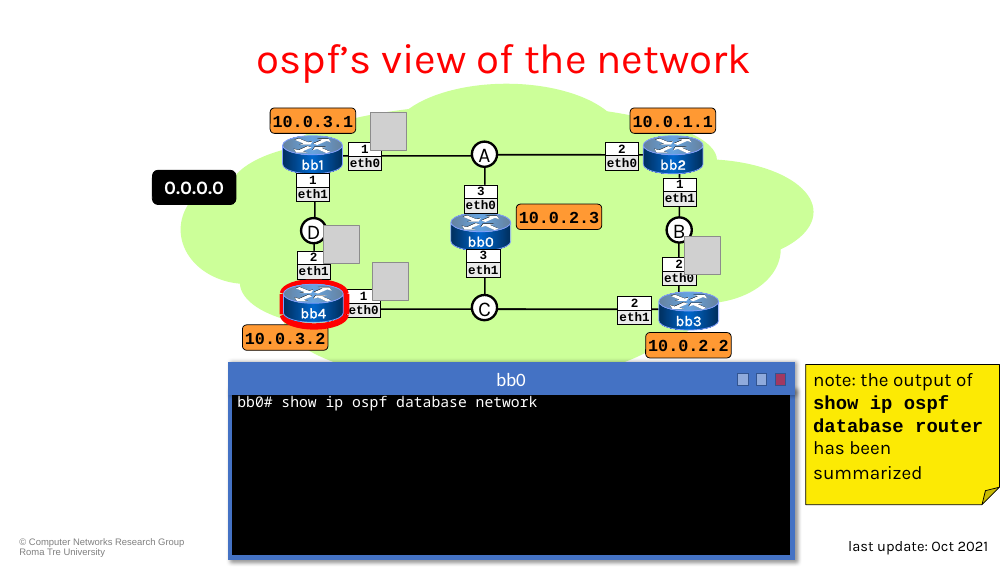
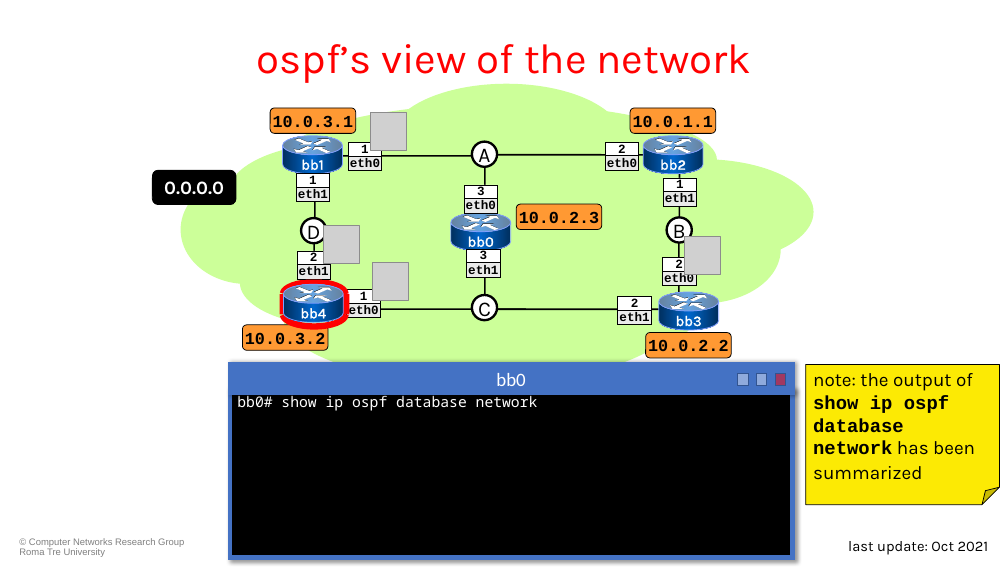
Before and after one commit to KatharaFramework/Kathara-Labs, a slide deck: slide 29 of main-labs/intradomain-routing/frr/ospf/020-kathara-lab_ospf.pptx. Drawn at 1008x567 pixels with LibreOffice and Linux fonts; fonts in the diff are those of the drawing; grey boxes stand for pictures; background and template pictures are left out. Boxes give left, top, right and bottom in pixels: in the first picture for what was removed or moved away, otherwise in the second. Text is boxed around its words. In the diff, an @@ line names an element or a change of style, - is before the commit and + after.

Commit message:
Update daemons of OSPF

```diff
--- a/main-labs/intradomain-routing/frr/ospf/020-kathara-lab_ospf.pptx
+++ b/main-labs/intradomain-routing/frr/ospf/020-kathara-lab_ospf.pptx
@@ text in folded corner at box(813, 373, 975, 480): text changed @@
-note: the output of show ip ospf database router has been summarized
+note: the output of show ip ospf database network has been summarized
```
Also in this commit, not shown: 5 other slides changed, 29 other files.
